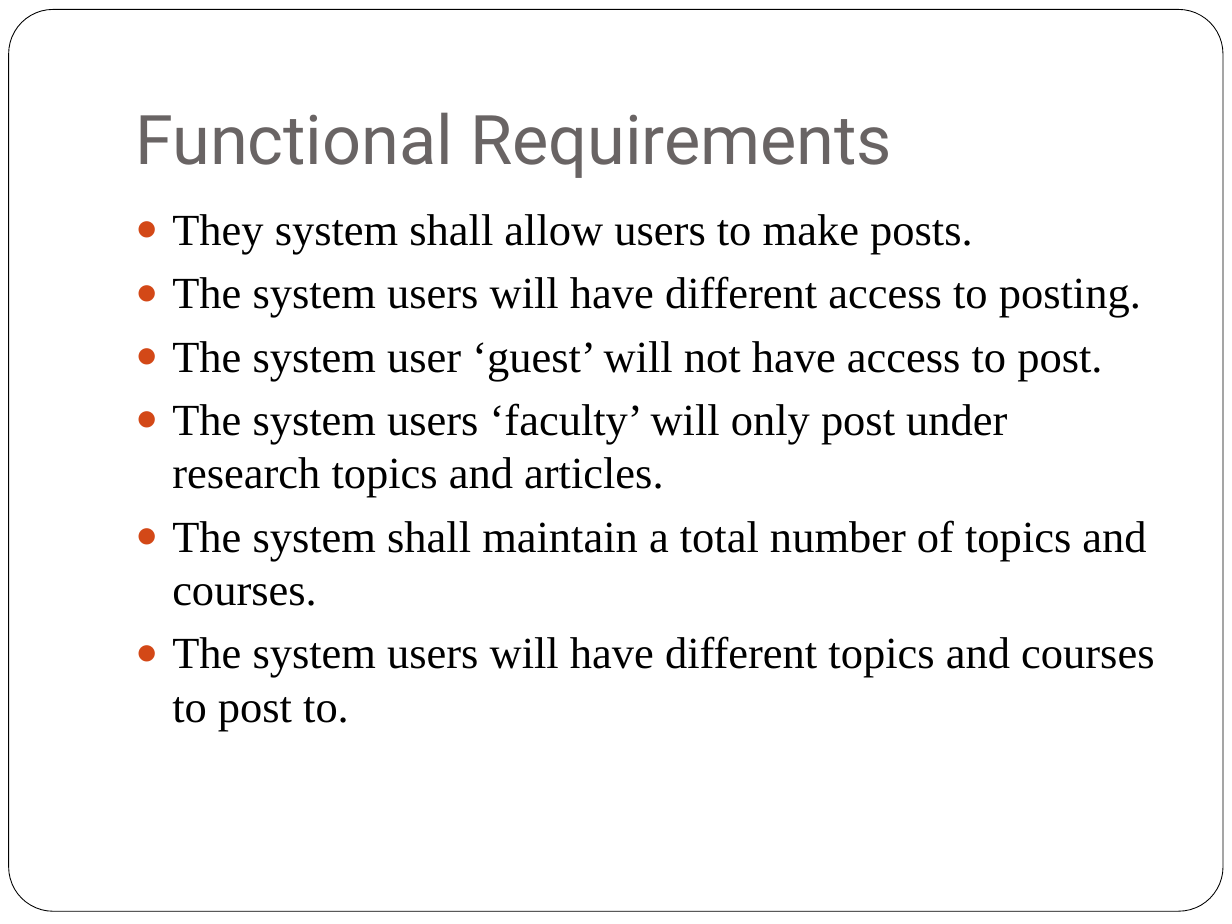
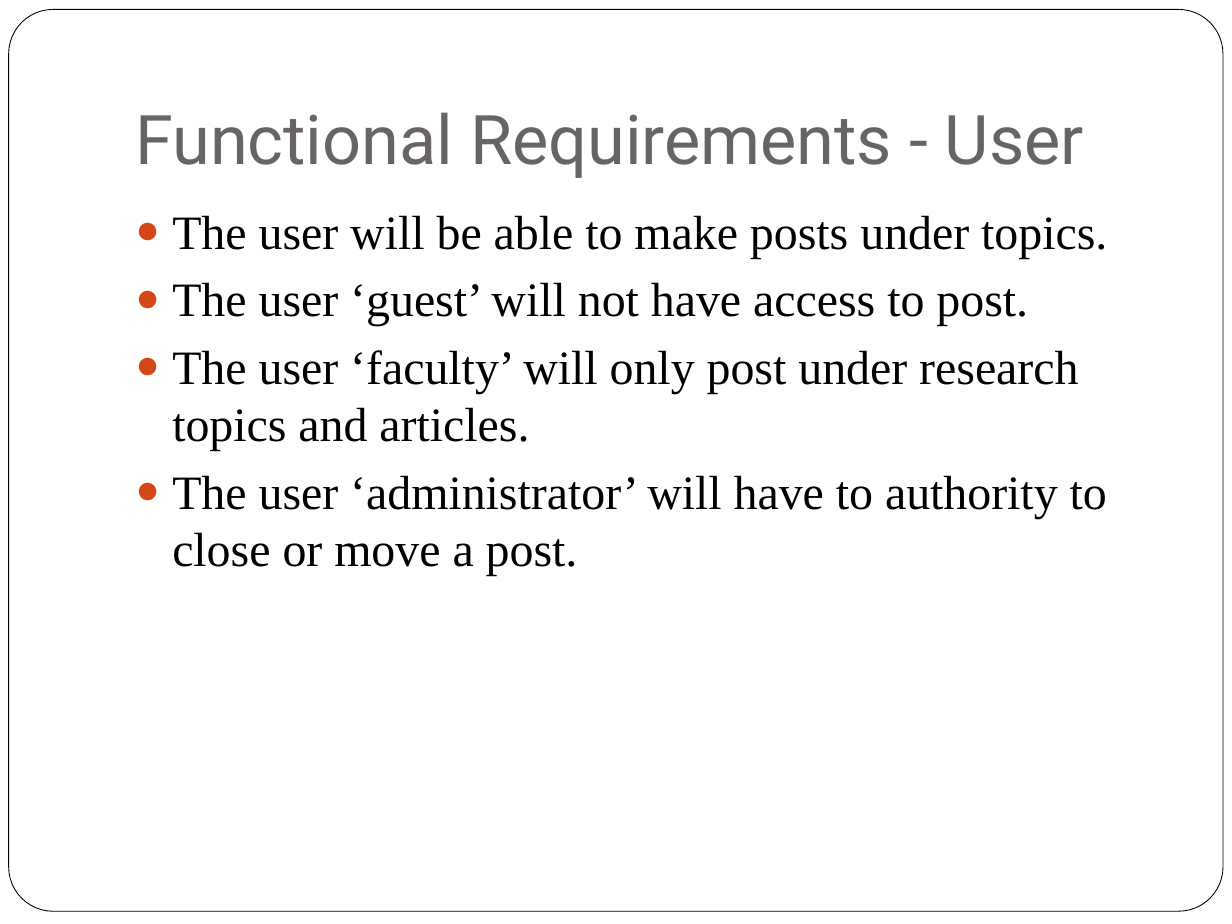
Before and after one commit to patrickbraud/CapstoneProject, a slide deck: slide 8 of Proposal/TTU CS Blog Requirements.pptx. Drawn at 1232x924 pixels with LibreOffice and Linux fonts; fonts in the diff are those of the drawing. Boxes give left, top, right and bottom in pixels: in the first picture for what was removed or moved away, otherwise in the second. Text is boxed around its words. In the diff, an @@ line names an element or a change of style, - is before the commit and + after.

Commit message:
updates for requirements
made updates for what I think Cong is looking for

```diff
--- a/Proposal/TTU CS Blog Requirements.pptx
+++ b/Proposal/TTU CS Blog Requirements.pptx
@@ title at <box>135,112,1084,178</box>: text changed @@
-Functional Requirements
+Functional Requirements - User
@@ text at <box>172,215,1107,576</box>: text changed; size 26 to 28 pt @@
-● They system shall allow users to make posts.
-● The system users will have different access to posting.
-● The system user ‘guest’ will not have access to post.
-● The system users ‘faculty’ will only post under research topics and articles.
-● The system shall maintain a total number of topics and courses.
-● The system users will have different topics and courses to post to.
+● The user will be able to make posts under topics.
+● The user ‘guest’ will not have access to post.
+● The user ‘faculty’ will only post under research topics and articles.
+● The user ‘administrator’ will have to authority to close or move a post.
```
Also in this commit, not shown: 8 other slides changed, 1 slide added, 1 other file.
